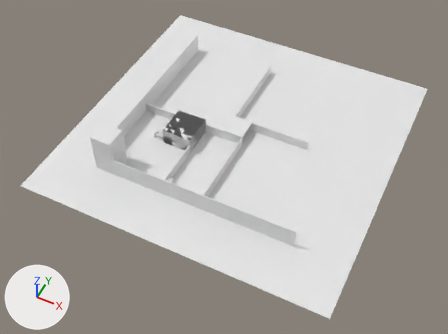
One commit to the glTF model public/images/models/Levels/level2/Scene.glb: the scene before it, then after it.
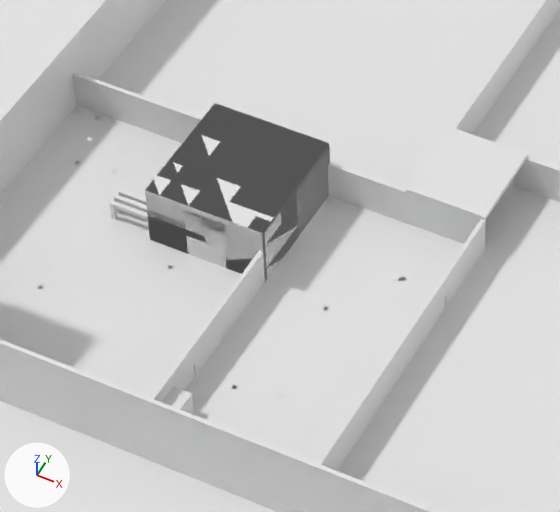
There are two pictures of each version: one whole from a camera (50 mm lens) standing at (362.0, -790.0, 872.0) and looking at (4.0, -74.0, -22.0), one close up on the part from 29% to 58% of the width and 26% to 62% of the height. Lighting does not change. The marker at lower left points along +X, +Y and +Z. Where no turn or scale is listed for an object, it has been applied to the vertices.

The first close-up shows 'ground', 'room1', 'sand', 'start17.001', 'start19.002', 'start19.003', 'wall', 'wall20.001', 'wall20.003', 'wall20.021', 'wall7', 'wall7.002'.
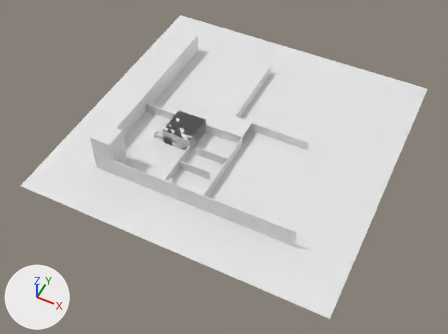
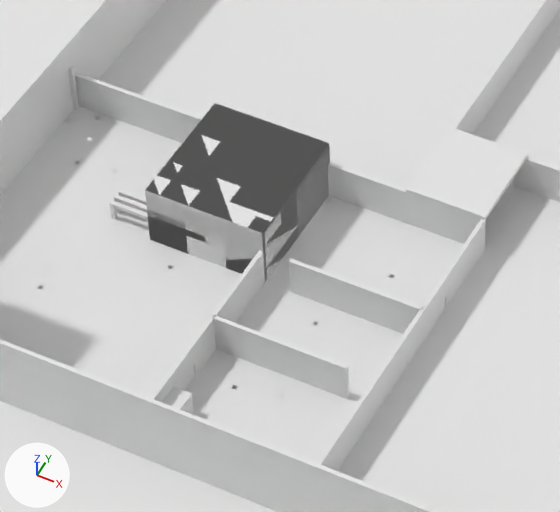
What differs and where, as boxes (x1, y1, x2, y2) in the close-ups (560 x 512 px):
'wall20.006', added: after (212, 315, 349, 399)
'wall20.007', added: after (289, 259, 422, 334)

What the commit changed:
Mesh me_wall20_007 is new.
It is a box spanning x -33.0..33.0, y -1.0..1.0, z -10.0..10.0.
Object 'wall20.007' (ob_wall20_007) is new; it shows me_wall20_007.
Its location is (-15.0, -86.0, 10.0).
Object 'wall20.006' (ob_wall20_006) is new; it shows a copy of me_wall20_007.
Its location is (-29.0, -131.0, 10.0).
